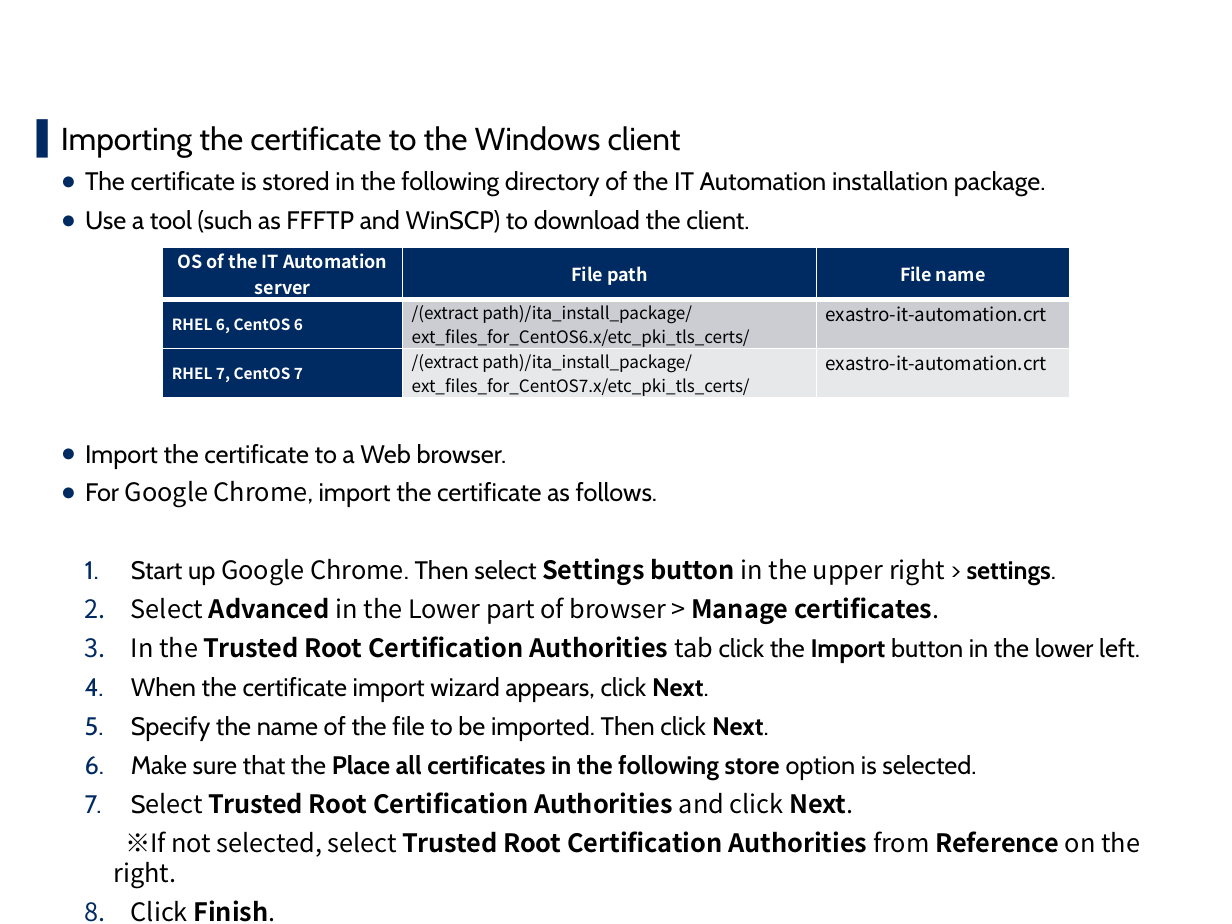
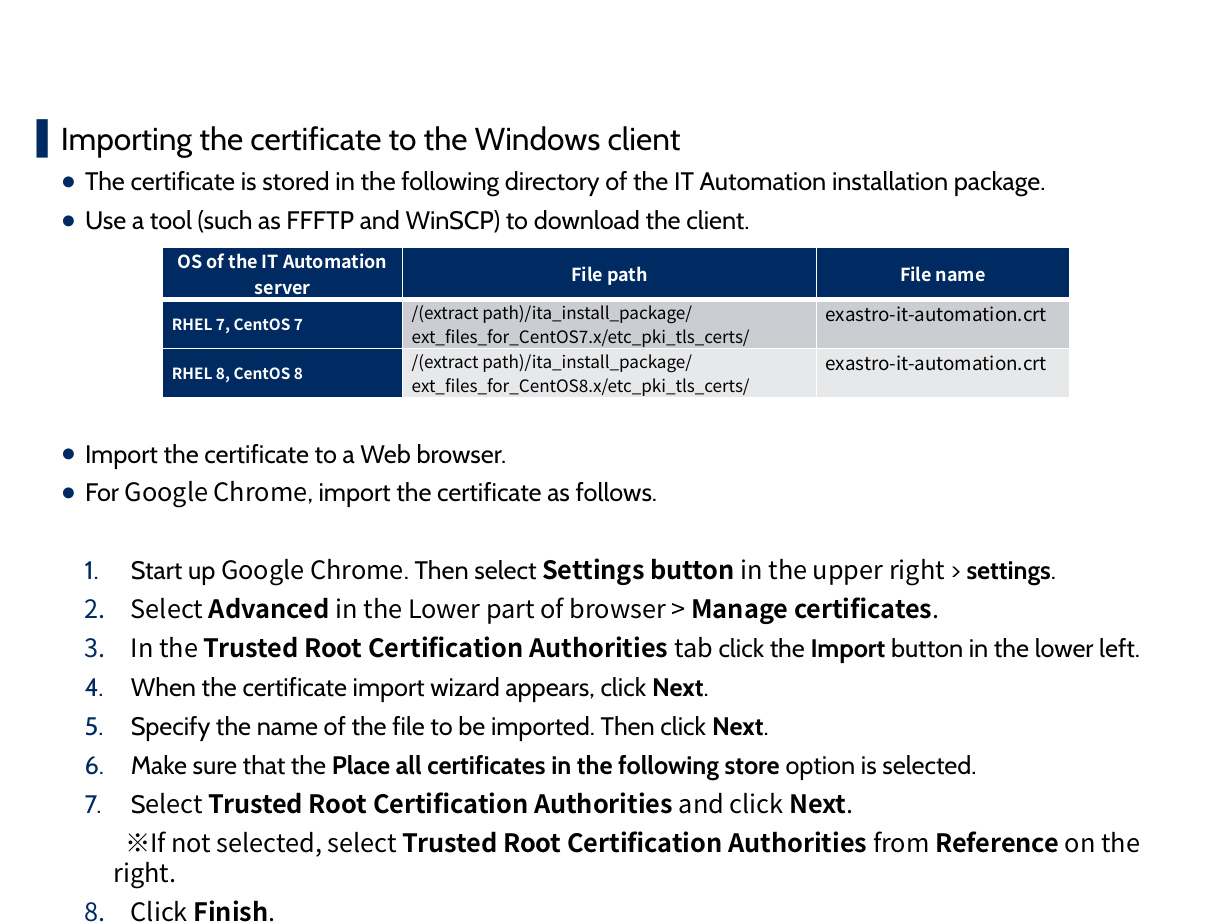
Before and after one commit to exastro-suite/it-automation-docs, a slide deck: slide 22 of asset/Learn/ITA-online-install_en.pptx. Drawn at 1232x924 pixels with LibreOffice and Linux fonts; fonts in the diff are those of the drawing; background and template pictures are left out. Boxes give left, top, right and bottom in pixels: in the first picture for what was removed or moved away, otherwise in the second. Text is boxed around its words. In the diff, an @@ line names an element or a change of style, - is before the commit and + after.

```diff
--- a/asset/Learn/ITA-online-install_en.pptx
+++ b/asset/Learn/ITA-online-install_en.pptx
@@ table at bbox=[163, 248, 1069, 400] @@
-row 2: RHEL 6, CentOS 6 | /(extract path)/ita_install_package/ext_files_for_CentOS6.x/etc_pki_tls_certs/ | exastro-it-automation.crt
+row 3: RHEL 8, CentOS 8 | /(extract path)/ita_install_package/ext_files_for_CentOS8.x/etc_pki_tls_certs/ | exastro-it-automation.crt
```
Also in this commit, not shown: 12 other slides changed.
